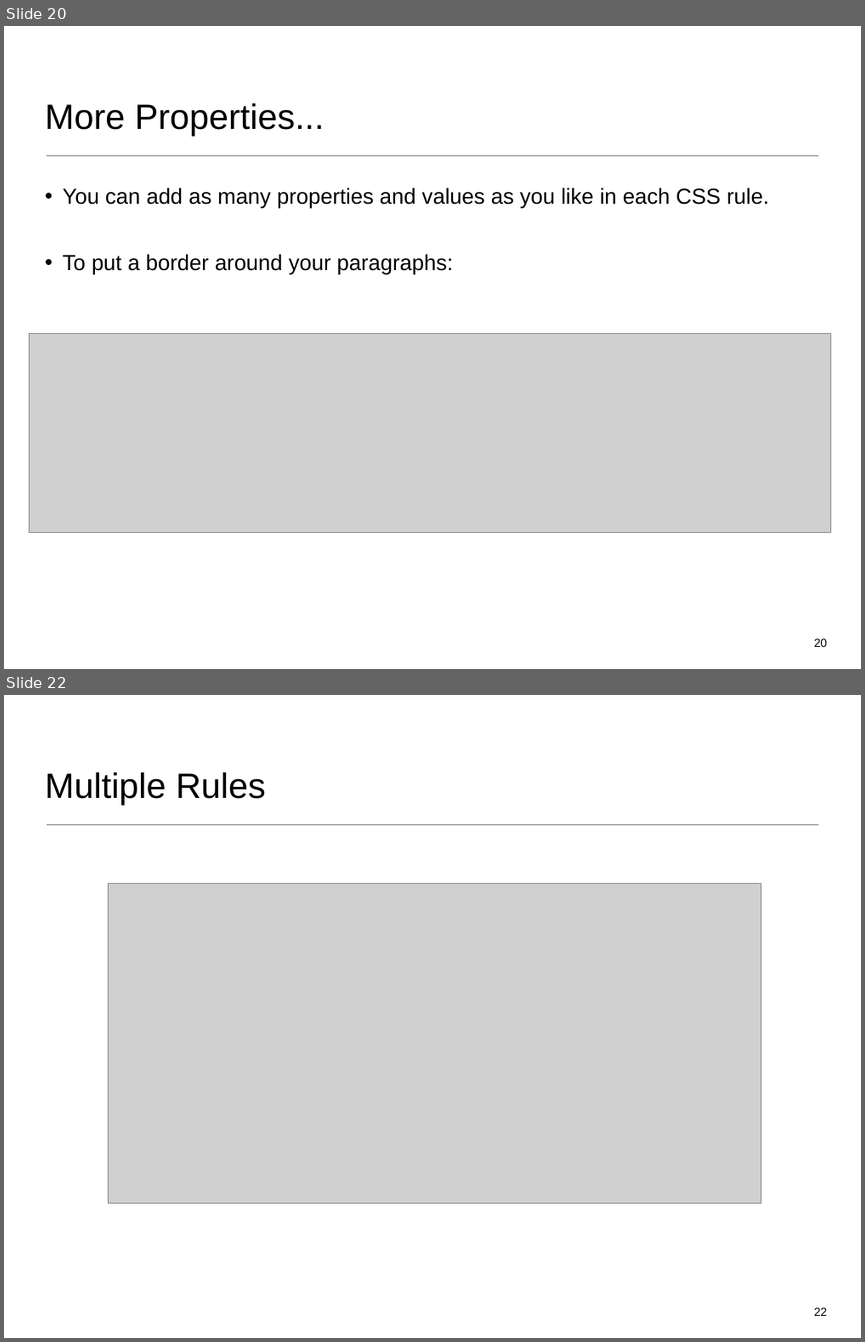
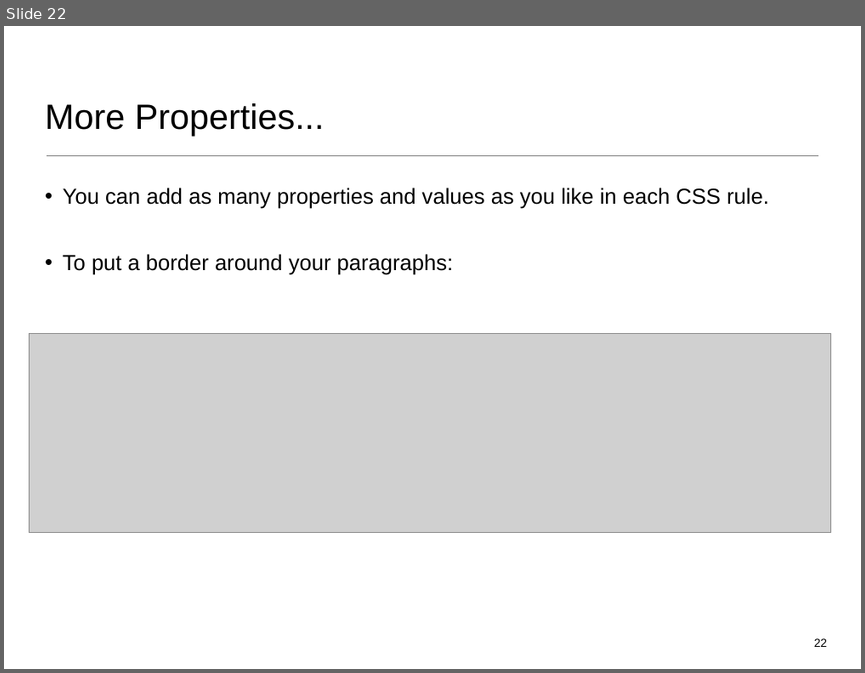
Before and after one commit to wit-web-dev-2015/web-dev-1, a slide deck: topic02/talk-2/css-1.ppt. Shown one above the other, each under a label of ours: slides 20 and 22 before the commit, slide 22 after it; the slides between them are not shown. The pictures are 865x1342 and 865x673 pixels, drawn with LibreOffice and Linux fonts; fonts in the diff are those of the drawing; grey boxes stand for pictures. Boxes give left, top, right and bottom in pixels: in the first picture for what was removed or moved away, otherwise in the second. Text is boxed around its words. In the diff, an @@ line names an element or a change of style, - is before the commit and + after.

```diff
--- a/topic02/talk-2/css-1.ppt
+++ b/topic02/talk-2/css-1.ppt
@@ slide 22 removed at [4, 695, 861, 1338], background #FFFFFF; not listed: 1 template element that a slide beside it also shows @@
@@ title removed at [45, 772, 266, 805] @@
-Multiple Rules
@@ picture removed at [108, 884, 760, 1203] @@
@@ page number removed at [814, 1307, 827, 1315] @@
-22
@@ what was slide 20 is now slide 22 @@
@@ page number at [814, 638, 827, 646]: text changed @@
-20
+22
```
Also in this commit, not shown: 3 slides changed, 3 slides added, 20 other slides removed, 11 other files.
